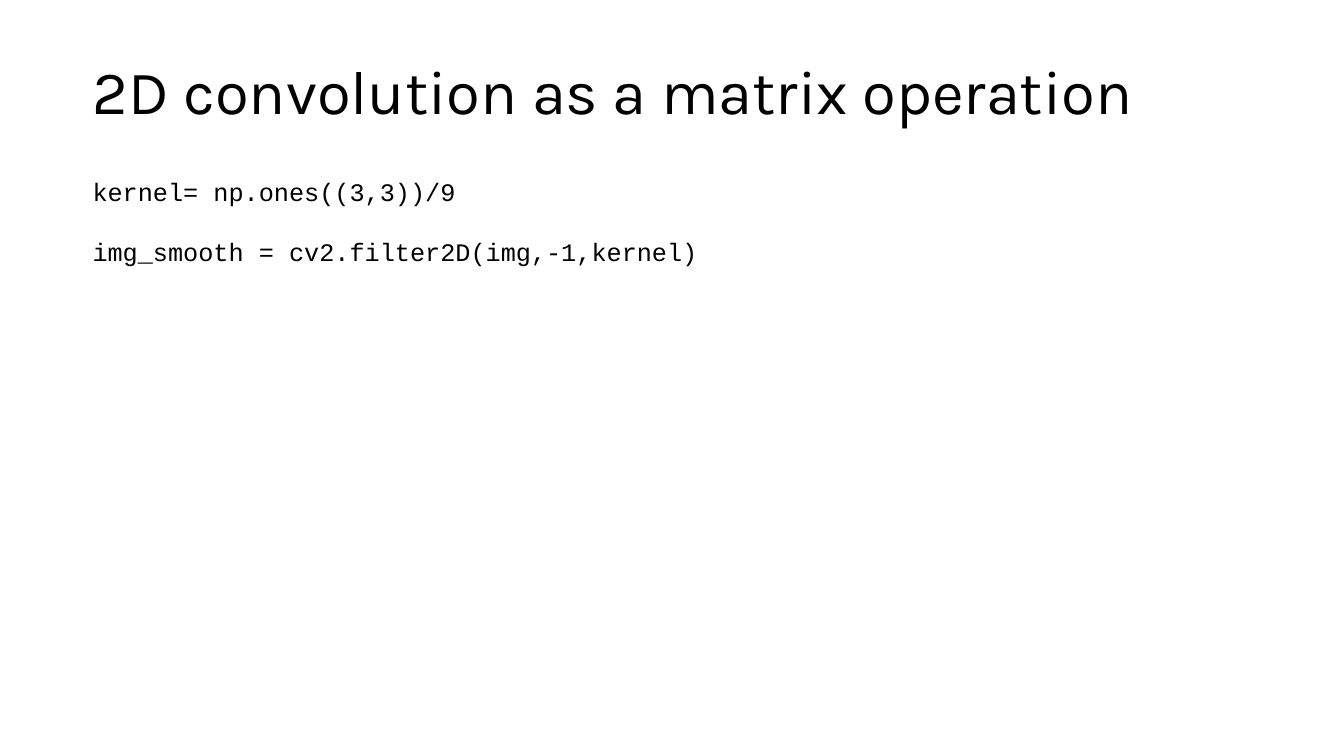
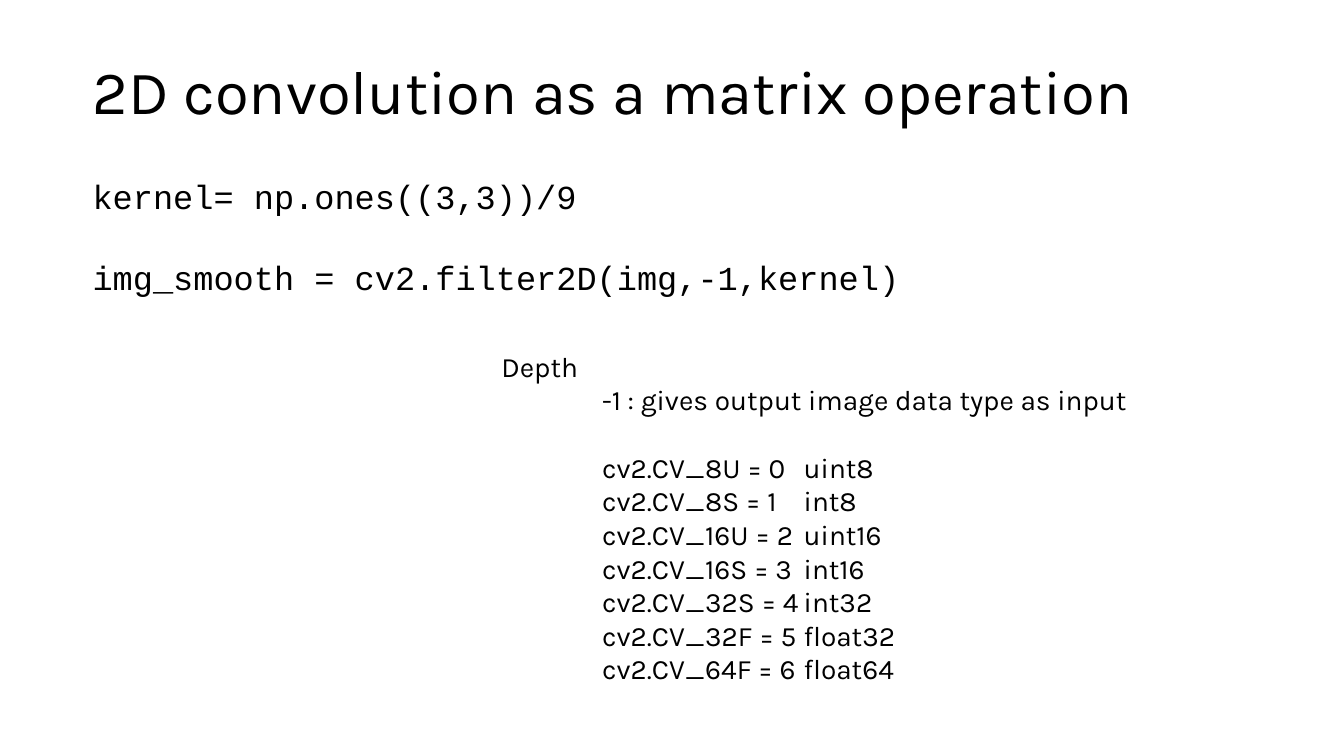
Before and after one commit to SSOE-ECE1390/LecturePowerPoints, a slide deck: slide 15 of ECE1390_Lecture2.pptx (slide 12 before the commit). Drawn at 1344x756 pixels with LibreOffice and Linux fonts; fonts in the diff are those of the drawing. Boxes give left, top, right and bottom in pixels: in the first picture for what was removed or moved away, otherwise in the second. Text is boxed around its words. In the diff, an @@ line names an element or a change of style, - is before the commit and + after.

```diff
--- a/ECE1390_Lecture2.pptx
+++ b/ECE1390_Lecture2.pptx
@@ text "kernel= np.ones((3,3))/9" at box(93, 184, 900, 297): size 18 to 24 pt @@
@@ text added at box(501, 358, 1126, 680), 20 pt, text #000000 @@
+Depth
+-1 : gives output image data type as input
+cv2.CV_8U = 0 uint8
+cv2.CV_8S = 1 int8
+cv2.CV_16U = 2 uint16
+cv2.CV_16S = 3 int16
+cv2.CV_32S = 4 int32
+cv2.CV_32F = 5 float32
+cv2.CV_64F = 6 float64
```
Also in this commit, not shown: 14 other slides changed, 4 slides added, 2 other files.
